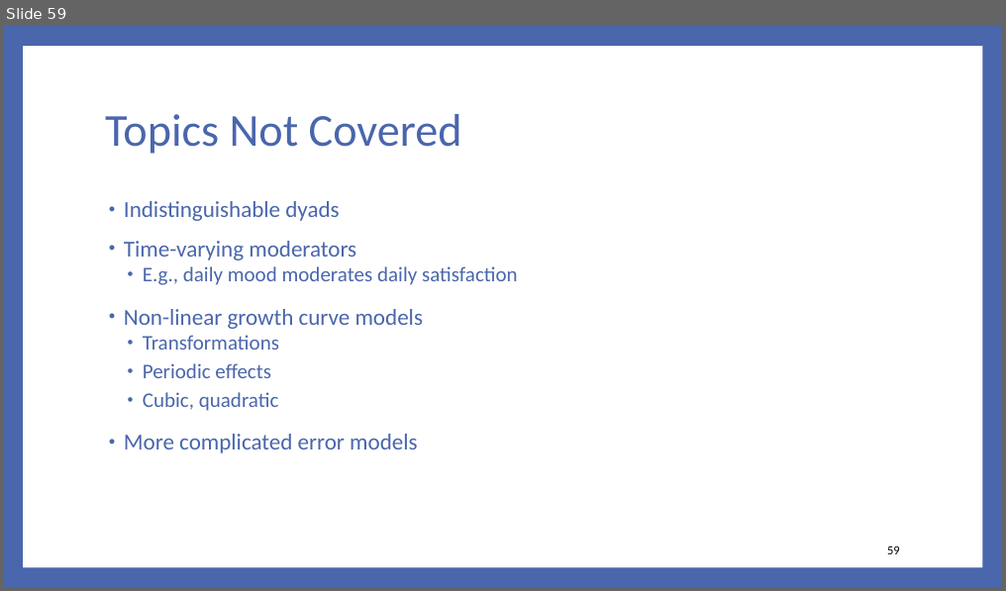
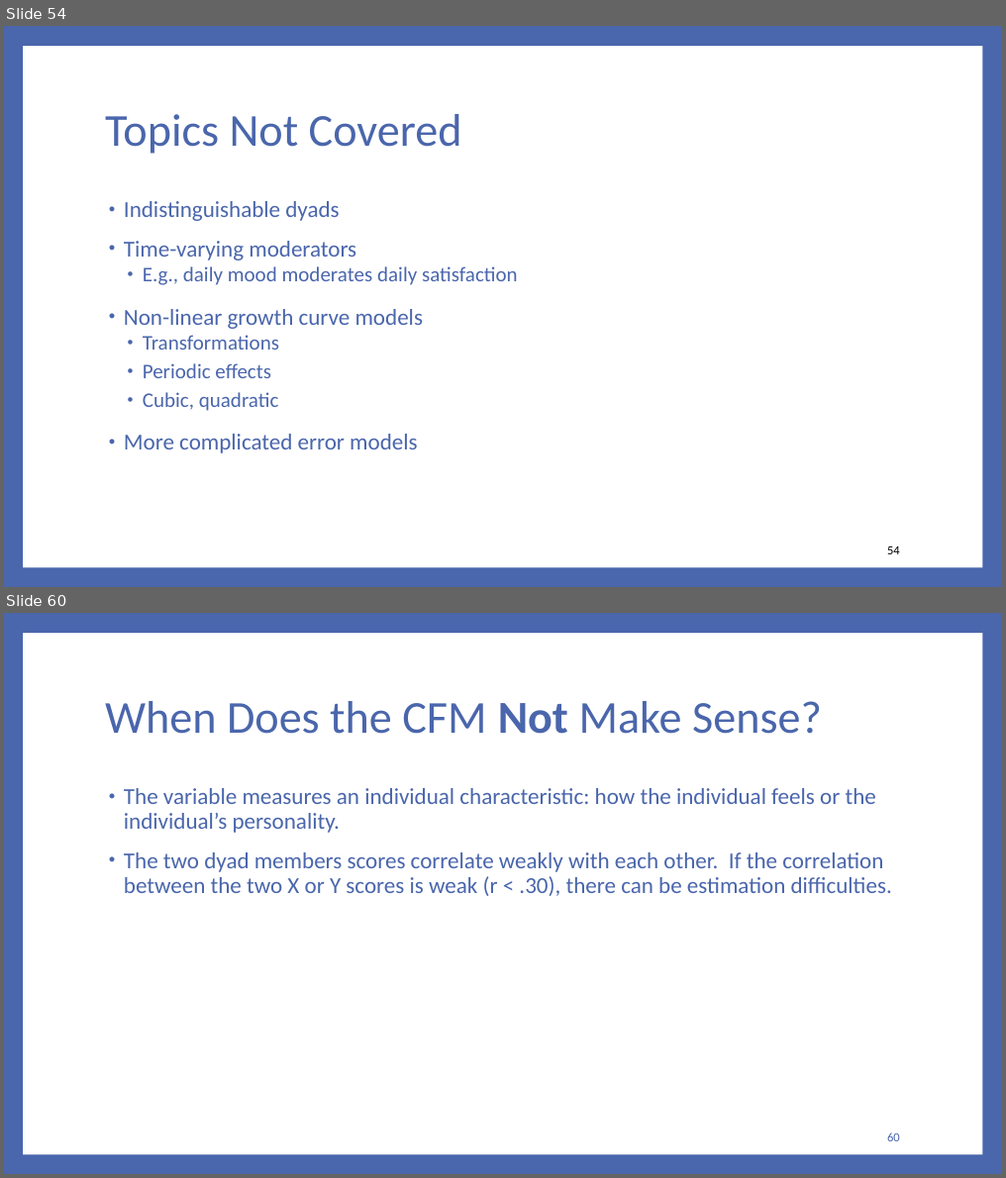
Before and after one commit to RandiLGarcia/2day-dyad-workshop, a slide deck: Day 2/Lecture Slides/Day 2 Slides.pptx. Shown one above the other, each under a label of ours: slide 59 before the commit, slides 54 and 60 after it; the slides between them are not shown. The pictures are 1006x591 and 1006x1178 pixels, drawn with LibreOffice and Linux fonts; fonts in the diff are those of the drawing. Boxes give left, top, right and bottom in pixels: in the first picture for what was removed or moved away, otherwise in the second. Text is boxed around its words. In the diff, an @@ line names an element or a change of style, - is before the commit and + after.

```diff
--- a/Day 2/Lecture Slides/Day 2 Slides.pptx
+++ b/Day 2/Lecture Slides/Day 2 Slides.pptx
@@ slide 60 added at box(4, 613, 1002, 1174), background #4A66AC; not listed: 1 template element that a slide beside it also shows @@
@@ title added at box(105, 701, 822, 734), 44 pt, text #4A66AC @@
+When Does the CFM Not Make Sense?
@@ text added at box(124, 788, 892, 896), 22 pt, text #4A66AC @@
+• The variable measures an individual characteristic: how the individual feels or the individual’s personality.
+• The two dyad members scores correlate weakly with each other. If the correlation between the two X or Y scores is weak (r < .30), there can be estimation difficulties.
@@ page number added at box(887, 1133, 900, 1142), 12 pt, text #4A66AC @@
+60
@@ what was slide 59 is now slide 54 @@
@@ page number at box(887, 547, 900, 555): text changed @@
-59
+54
```
Also in this commit, not shown: 6 slides changed, 14 other slides added, 4 slides removed, 47 other files.
